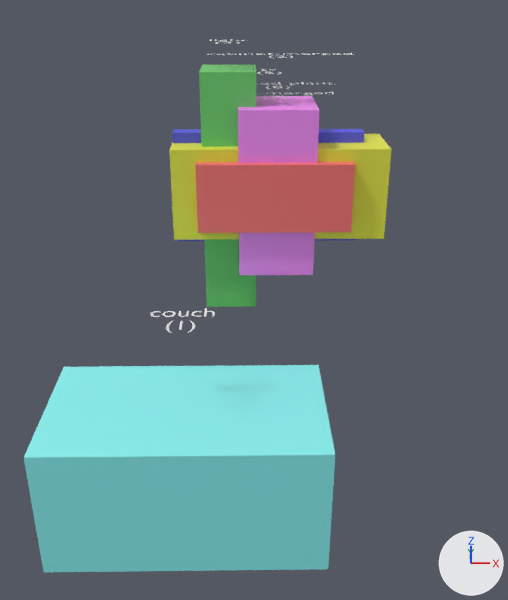
One commit to the Blender file inference/output/reconstruction.blend: the scene before it, then after it.
Camera for both pictures: a 50 mm camera at (-0.42, -6.38, 2.34) aimed at (-0.37, -2.52, 0.5). Every picture has the same lights, and +X, +Y and +Z are marked at lower right. The picture after the commit comes second.

In view in the first picture: 'Text.001', 'Text.002', 'Text.004', 'Text.005', 'cabinet-merged_2', 'couch_1', 'light_3', 'potted plant_8', 'table-merged_7', 'tv_5' and 1 more.
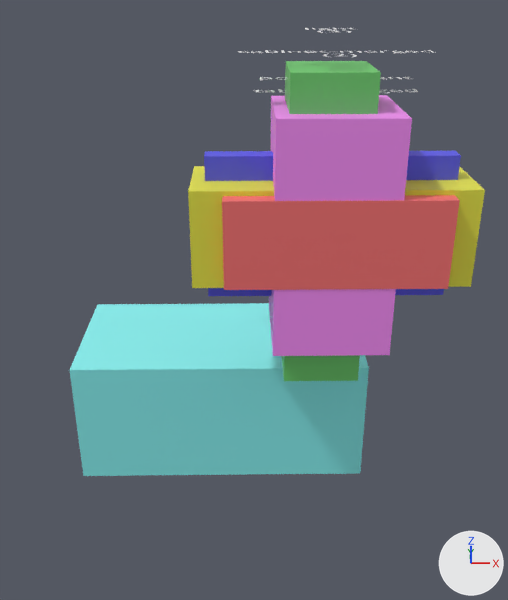
What changed in the scene script:
```text
Change me_cube:
    used by ob_couch_1; location = (-0.764, -3.0, -0.346)
    remove me_cube.from_pydata(...)  # 8 vertices, 6 faces; spans x -0.8..0.8, y -0.45..0.45, z -0.4..0.4
    add me_cube.from_pydata(...)  # 8 vertices, 6 faces; spans x -0.9..0.9, y -0.45..0.45, z -0.4..0.4
    me_cube part 1: the whole mesh is scaled about its middle by (1.12, 1, 1)
Change me_cube_001:
    used by ob_cabinet_merged_2; location = (-0.194, -1.738, 0.979)
    remove me_cube_001.from_pydata(...)  # 8 vertices, 6 faces; spans x -0.7..0.7, y -0.225..0.225, z -0.3..0.3
    add me_cube_001.from_pydata(...)  # 8 vertices, 6 faces; spans x -0.7..0.7, y -0.225..0.225, z -0.25..0.25
    me_cube_001 part 2: the whole mesh is scaled about its middle by (1, 1, 0.833)
Change me_cube_002:
    used by ob_light_3; location = (-0.522, -1.7, 0.937)
    remove me_cube_002.from_pydata(...)  # 8 vertices, 6 faces; spans x -0.17..0.17, y -0.17..0.17, z -0.8..0.8
    add me_cube_002.from_pydata(...)  # 8 vertices, 6 faces; spans x -0.2..0.2, y -0.2..0.2, z -0.8..0.8
    me_cube_002 part 3: the whole mesh is scaled about its middle by (1.14, 1.14, 1)
Change me_cube_004:
    used by ob_table_merged_7; location = (-0.229, -1.733, 0.975)
    remove me_cube_004.from_pydata(...)  # 8 vertices, 6 faces; spans x -0.5..0.5, y -0.3..0.3, z -0.225..0.225
    add me_cube_004.from_pydata(...)  # 8 vertices, 6 faces; spans x -0.55..0.55, y -0.3..0.3, z -0.225..0.225
    me_cube_004 part 4: the whole mesh is scaled about its middle by (1.1, 1, 1)
Change me_cube_005:
    used by ob_potted_plant_8; location = (-0.212, -1.735, 0.977)
    remove me_cube_005.from_pydata(...)  # 8 vertices, 6 faces; spans x -0.25..0.25, y -0.25..0.25, z -0.55..0.55
    add me_cube_005.from_pydata(...)  # 8 vertices, 6 faces; spans x -0.3..0.3, y -0.3..0.3, z -0.6..0.6
    me_cube_005 part 5: the whole mesh is scaled about its middle by (1.2, 1.2, 1.09)
Change ob_couch_1:
    ob_couch_1.location: (-0.764, -3.0, -0.346) -> (-0.58, -2.277, -0.262)
Change ob_cabinet_merged_2:
    ob_cabinet_merged_2.location: (-0.194, -1.738, 0.979) -> (0.012, -2.94, 1.122)
Change ob_light_3:
    ob_light_3.location: (-0.522, -1.7, 0.937) -> (-0.017, -2.934, 1.103)
Change ob_tv_5:
    ob_tv_5.location: (-0.265, -1.726, 0.972) -> (0.007, -2.939, 1.119)
Change ob_table_merged_7:
    ob_table_merged_7.location: (-0.229, -1.733, 0.975) -> (0.023, -2.945, 1.123)
Change ob_potted_plant_8:
    ob_potted_plant_8.location: (-0.212, -1.735, 0.977) -> (0.016, -2.942, 1.122)
Change ob_text_001:
    ob_text_001.location: (-0.194, -1.738, 1.819) -> (0.012, -2.94, 1.962)
Change ob_text_002:
    ob_text_002.location: (-0.522, -1.7, 1.897) -> (-0.017, -2.934, 2.063)
Change ob_text_004:
    ob_text_004.location: (-0.229, -1.733, 1.575) -> (0.023, -2.945, 1.783)
Change ob_text_005:
    ob_text_005.location: (-0.212, -1.735, 1.637) -> (0.016, -2.942, 1.842)
```

Boxes (x1, y1, x2, y2) around the edits, measured in the pictures (508 x 600 px):
'couch_1', moved, rescaled (16% shorter): before (24, 365, 335, 572); after (70, 303, 369, 476)
'table-merged_7', moved, rescaled (49% wider, 33% taller): before (196, 162, 355, 233); after (222, 195, 460, 290)
'potted plant_8', moved, rescaled (76% wider, 46% taller): before (238, 96, 319, 275); after (269, 95, 412, 356)
'cabinet-merged_2', moved, rescaled (34% wider, 15% taller): before (169, 134, 391, 240); after (188, 166, 485, 288)
'light_3', moved, rescaled (74% wider, 32% taller): before (199, 65, 256, 307); after (281, 61, 381, 381)
'tv_5', moved: before (172, 129, 365, 241); after (204, 151, 461, 296)
'Text.001', moved: before (207, 53, 353, 58); after (238, 50, 433, 57)
'Text.004', moved: before (256, 92, 334, 99); after (253, 89, 418, 93)
'Text.005', moved: before (256, 82, 330, 89); after (260, 77, 409, 80)
'Text.002', moved: before (209, 39, 244, 44); after (305, 28, 352, 33)
